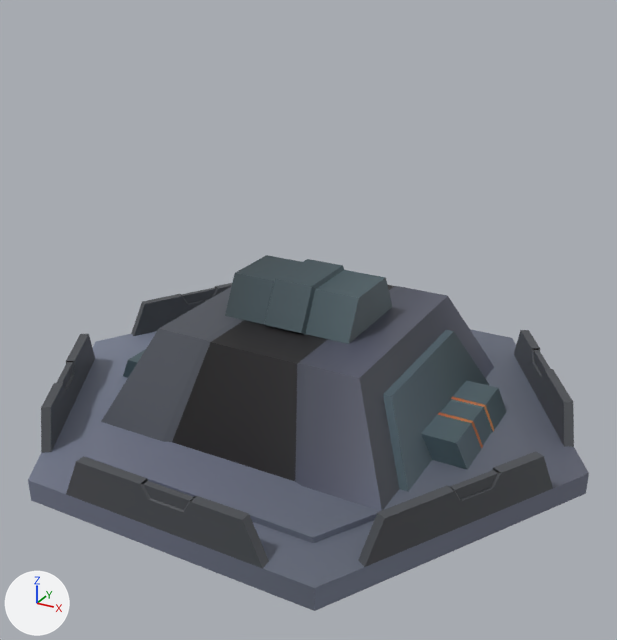
The FBX model Assets/Resources/Models/Base_Structure_6X.fbx as it was, and as the next commit left it.
Both versions are drawn from a camera (50 mm lens) standing at (2.37, -4.28, 2.8) and looking at (0.1, -0.16, 0.74). Lighting does not change. The marker at lower left points along +X, +Y and +Z. Vertices at the same position are counted once.

In view in the first picture: 'Base_1Level'.
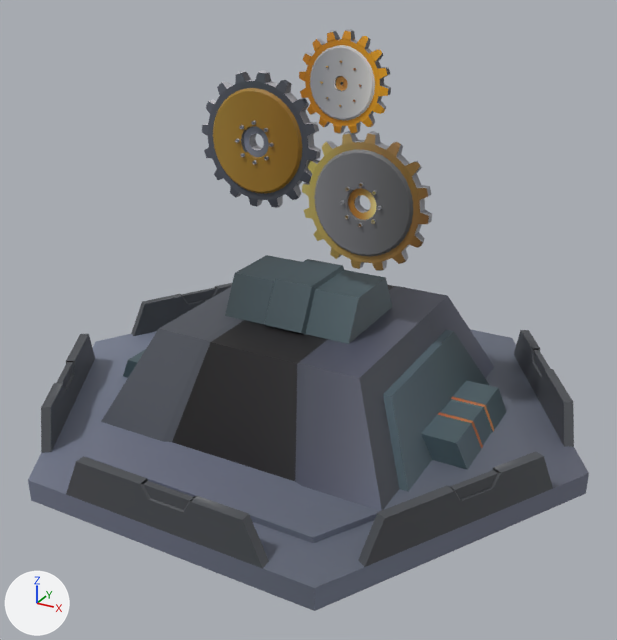
What differs and where, as boxes [x1, y1, x2, y2] in the pictures (617 x 640 px; the box of a moved part takes in the faces that stretch with it):
```json
{"object": "Base_1Level", "change": "reshaped, turned, rescaled", "before": [28, 255, 589, 611], "after": [28, 29, 589, 611]}
{"part": 1, "of": "me_cube", "change": "moved or reshaped", "before": [28, 329, 589, 611], "after": [28, 329, 589, 611]}
{"part": 2, "of": "me_cube", "change": "moved or reshaped", "before": [85, 340, 535, 543], "after": [85, 340, 535, 543]}
{"part": 3, "of": "me_cube", "change": "moved or reshaped", "before": [514, 330, 574, 447], "after": [514, 330, 574, 447]}
{"part": 4, "of": "me_cube", "change": "moved or reshaped", "before": [101, 285, 494, 511], "after": [101, 285, 494, 511]}
{"part": 5, "of": "me_cube", "change": "moved or reshaped", "before": [225, 255, 392, 344], "after": [225, 255, 392, 344]}
{"part": 6, "of": "me_cube", "change": "added", "after": [202, 29, 432, 271]}
```

The change, as JSON lines over the scene's bpy script:
```json
{"block": "me_cube", "where": "# used by ob_base_1level; location = (0.0, 0.0, 0.0)"}
{"op": "remove", "block": "me_cube", "code": "me_cube.from_pydata(...)  # 289 vertices, 208 faces; spans x -1.79..1.79, y -1.55..1.55, z -0.03..0.97"}
{"op": "add", "block": "me_cube", "code": "me_cube.from_pydata(...)  # 3427 vertices, 3057 faces; spans x -179.39..179.39, y -2.98..239.37, z -155.36..155.36"}
{"block": "me_cube", "change": "me_cube part 1: the loose piece of 15 vertices spanning x -1.79..1.79, y -1.55..1.55, z -0.03..0.1 is turned -90 degrees about the x axis through the mesh origin and scaled by 100"}
{"block": "me_cube", "change": "me_cube part 2: the loose piece of 14 vertices spanning x -1.47..1.49, y -1.28..1.31, z 0.1..0.14 is turned -90 degrees about the x axis through the mesh origin and scaled by 100"}
{"block": "me_cube", "change": "me_cube part 3: the loose piece of 24 vertices spanning x 0.99..1.65, y 0.21..1.31, z 0.1..0.34 is turned -90 degrees about the x axis through the mesh origin and scaled by 100"}
{"block": "me_cube", "change": "me_cube part 4: the loose piece of 44 vertices spanning x -0.93..0.95, y -0.92..0.95, z 0.14..0.71 is turned -90 degrees about the x axis through the mesh origin and scaled by 100"}
{"block": "me_cube", "change": "me_cube part 5: the loose piece of 24 vertices spanning x -0.41..0.43, y -0.32..0.35, z 0.71..0.97 is turned -90 degrees about the x axis through the mesh origin and scaled by 100"}
{"block": "me_cube", "change": "me_cube part 6: 3138 vertices added at x -72.44..78.12, y 105.93..239.37, z -6.97..6.93"}
{"op": "set", "path": "ob_base_1level.rotation_euler", "old": "(0.0, 0.0, 0.0)", "new": "(1.571, 0.0, 0.0)", "note": "degrees (0, 0, 0) -> degrees (90, 0, 0)"}
{"op": "set", "path": "ob_base_1level.scale", "old": "(1.0, 1.0, 1.0)", "new": "(0.01, 0.01, 0.01)"}
```
